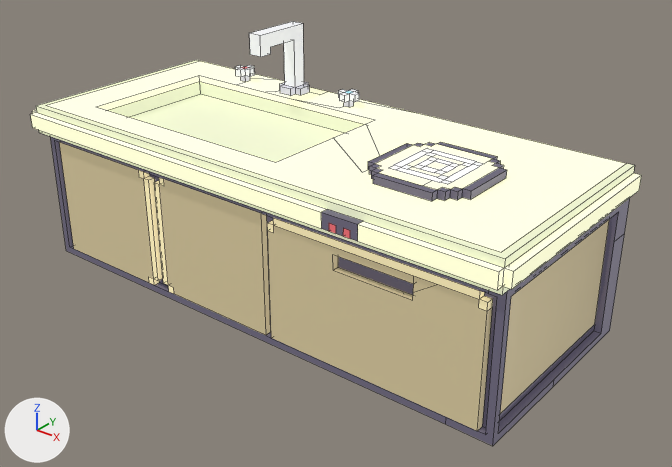
One commit to the FBX model Assets/Models/Obsticals/InsideHouse/Kitchen.fbx: the scene before it, then after it.
Rendered twice from a camera (50 mm lens) standing at (4.62, -5.45, 4.01) and looking at (0.27, -0.01, 0.63). Arrows for +X, +Y and +Z are at lower left; the lights stay in place. Mesh edges are drawn as thin lines. Where no turn or scale is listed for an object, it has been applied to the vertices.

The scene before the commit, as lines of its bpy script (objects in view):
```python
mat_pkmnmastermaterial = bpy.data.materials.new('PkmnMasterMaterial')
mat_pkmnmastermaterial.use_nodes = True; mat_pkmnmastermaterial.node_tree.nodes.clear()
_N = mat_pkmnmastermaterial.node_tree.nodes; _L = mat_pkmnmastermaterial.node_tree.links
n0 = _N.new('ShaderNodeBsdfPrincipled'); n0.name = 'Principled BSDF'
n0.inputs[28].default_value = 1.0  # 'Emission Strength'
n1 = _N.new('ShaderNodeOutputMaterial'); n1.name = 'Material Output'
n2 = _N.new('ShaderNodeTexImage'); n2.name = 'Image Texture'
n2.image = img_pkmnemerald_jpg
n3 = _N.new('ShaderNodeTexImage'); n3.name = 'Image Texture.001'
n3.image = img_pkmnemerald_jpg
_L.new(n2.outputs[0], n0.inputs[0])  # 'Color' to 'Base Color'
_L.new(n3.outputs[0], n0.inputs[27])  # 'Color' to 'Emission Color'
_L.new(n0.outputs[0], n1.inputs[0])  # 'BSDF' to 'Surface'
me_kitchen = bpy.data.meshes.new('Kitchen')
me_kitchen.from_pydata(...)  # 528 vertices, 385 faces; spans x -2.44..2.38, y -1.0..1.0, z 0.0..2.06
me_kitchen.materials.append(mat_pkmnmastermaterial)
ob_kitchen = bpy.data.objects.new('Kitchen', me_kitchen)
ob_kitchen.location = (0.0, 0.0, 0.0)
```
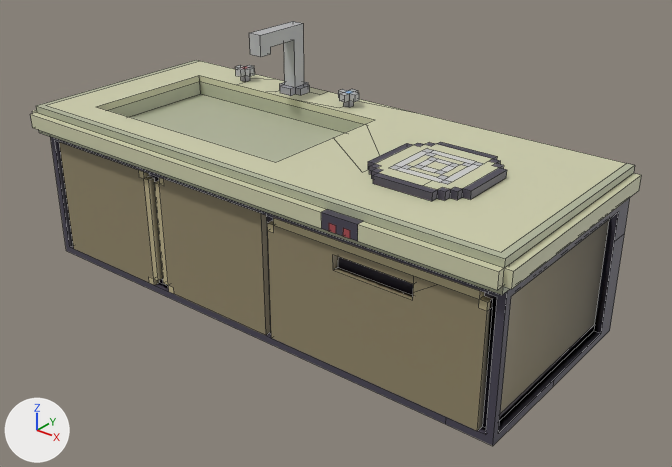
Diff of the bpy script that builds the scene:
```diff
--- a/Assets/Models/Obsticals/InsideHouse/Kitchen.fbx.py
+++ b/Assets/Models/Obsticals/InsideHouse/Kitchen.fbx.py
@@ mat_pkmnmastermaterial @@
 n0 = _N.new('ShaderNodeBsdfPrincipled'); n0.name = 'Principled BSDF'
-n0.inputs[28].default_value = 1.0  # 'Emission Strength'
 n1 = _N.new('ShaderNodeOutputMaterial'); n1.name = 'Material Output'
@@ mat_pkmnmastermaterial @@
 n2.image = img_pkmnemerald_jpg
-n3 = _N.new('ShaderNodeTexImage'); n3.name = 'Image Texture.001'
-n3.image = img_pkmnemerald_jpg
 _L.new(n2.outputs[0], n0.inputs[0])  # 'Color' to 'Base Color'
-_L.new(n3.outputs[0], n0.inputs[27])  # 'Color' to 'Emission Color'
 _L.new(n0.outputs[0], n1.inputs[0])  # 'BSDF' to 'Surface'
```

What differs and where, as boxes [x1, y1, x2, y2] in the pictures (672 x 467 px):
'Kitchen', surface changed: [31, 21, 642, 446] in both
